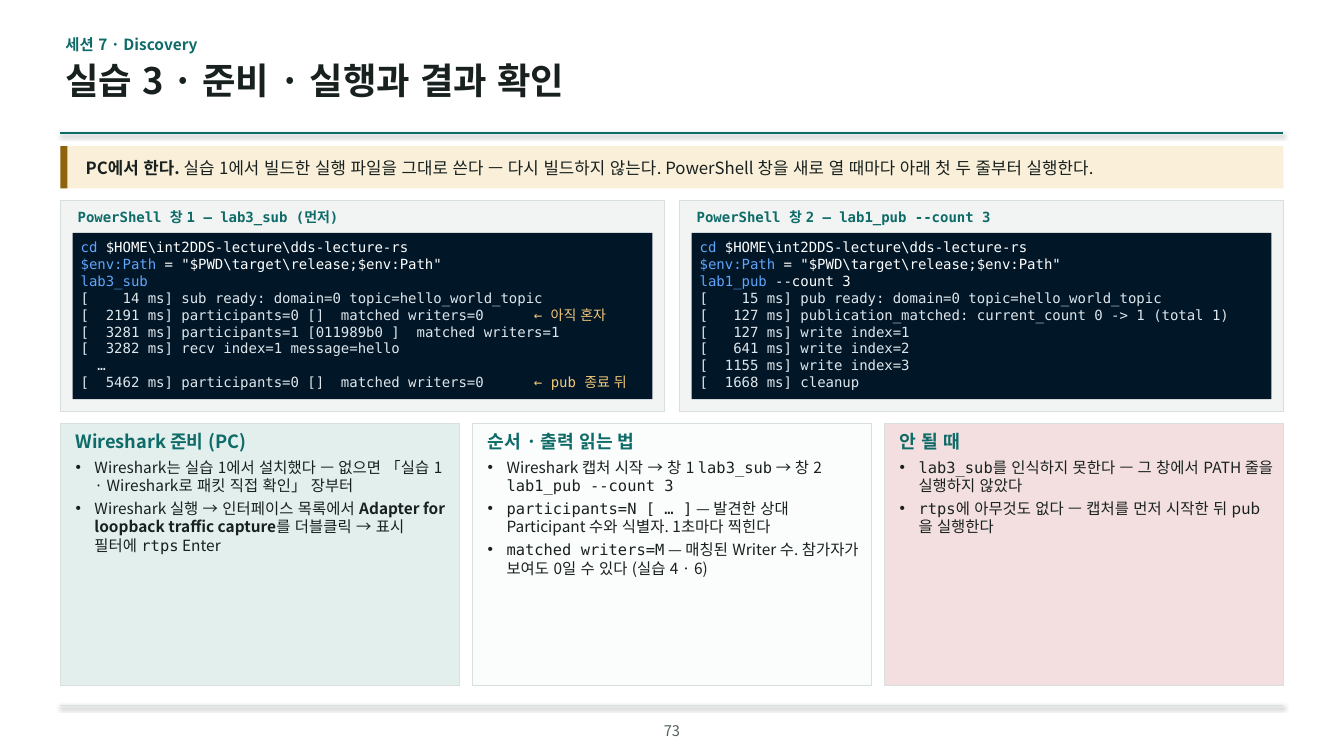
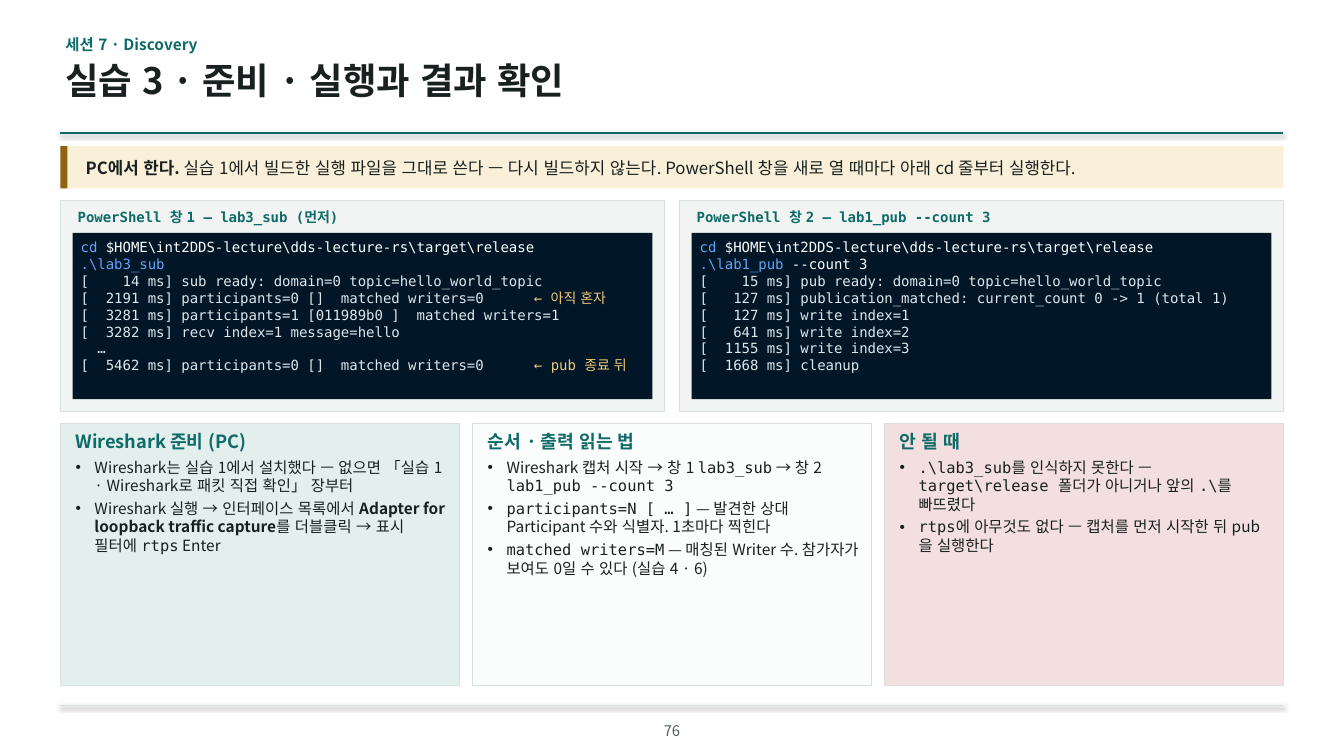
Before and after one commit to IntellectusCorp/int2DDS-lecture, a slide deck: slide 76 of int2dds-lecture-for-beginner.pptx (slide 73 before the commit). Drawn at 1344x756 pixels with LibreOffice and Linux fonts; fonts in the diff are those of the drawing; background and template pictures are left out. Boxes give left, top, right and bottom in pixels: in the first picture for what was removed or moved away, otherwise in the second. Text is boxed around its words. In the diff, an @@ line names an element or a change of style, - is before the commit and + after.

```diff
--- a/int2dds-lecture-for-beginner.pptx
+++ b/int2dds-lecture-for-beginner.pptx
@@ text at (86, 160, 1076, 176): text changed @@
-PC에서 한다. 실습 1에서 빌드한 실행 파일을 그대로 쓴다 — 다시 빌드하지 않는다. PowerShell 창을 새로 열 때마다 아래 첫 두 줄부터 실행한다.
+PC에서 한다. 실습 1에서 빌드한 실행 파일을 그대로 쓴다 — 다시 빌드하지 않는다. PowerShell 창을 새로 열 때마다 아래 cd 줄부터 실행한다.
@@ text in rectangle at (81, 241, 534, 273): text changed @@
-cd $HOME\int2DDS-lecture\dds-lecture-rs
-$env:Path = "$PWD\target\release;$env:Path"
-lab3_sub
+cd $HOME\int2DDS-lecture\dds-lecture-rs\target\release
+.\lab3_sub
@@ text in rectangle at (700, 241, 1153, 273): text changed @@
-cd $HOME\int2DDS-lecture\dds-lecture-rs
-$env:Path = "$PWD\target\release;$env:Path"
-lab1_pub --count 3
+cd $HOME\int2DDS-lecture\dds-lecture-rs\target\release
+.\lab1_pub --count 3
@@ text at (919, 460, 1232, 512): text changed; font Noto Sans CJK KR to DejaVu Sans Mono @@
-• lab3_sub를 인식하지 못한다 — 그 창에서 PATH 줄을 실행하지 않았다
+• .\lab3_sub를 인식하지 못한다 — target\release 폴더가 아니거나 앞의 .\를 빠뜨렸다
@@ page number at (664, 725, 680, 736): text changed @@
-73
+76
```
Also in this commit, not shown: 16 other slides changed, 3 slides added.
